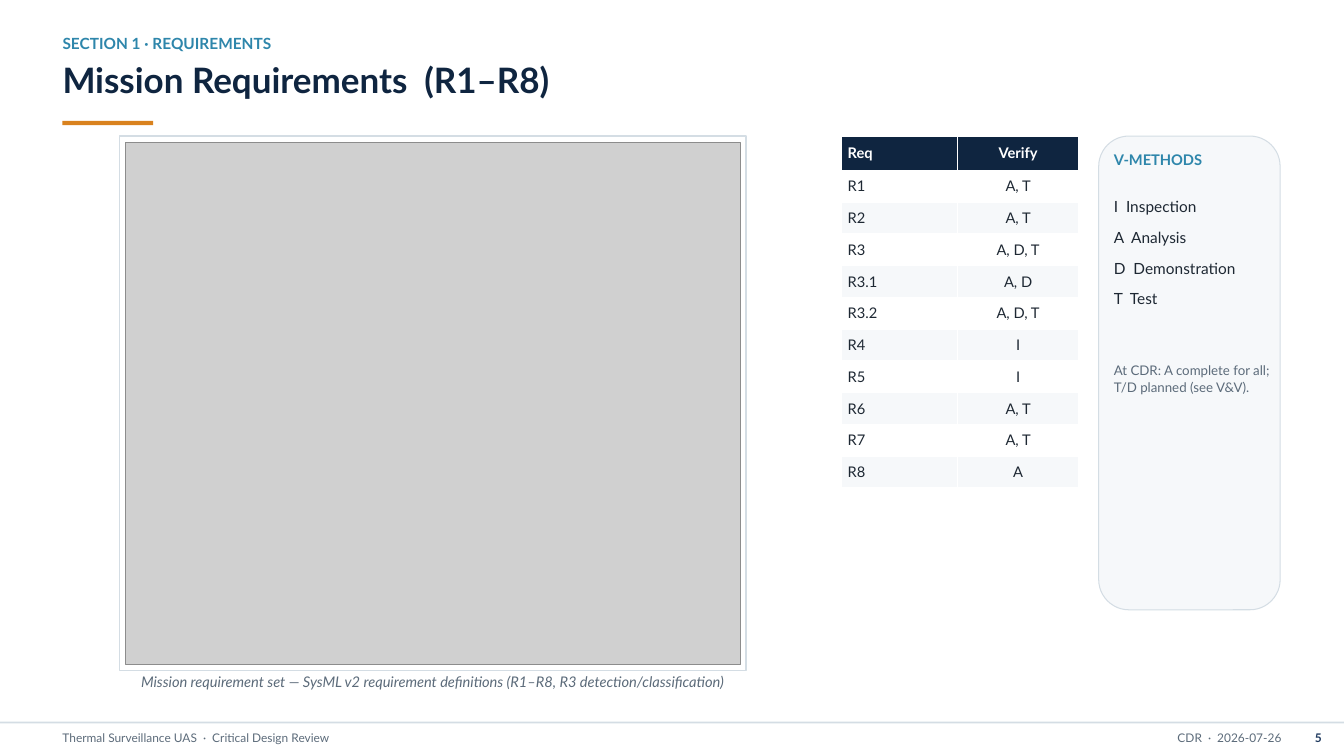
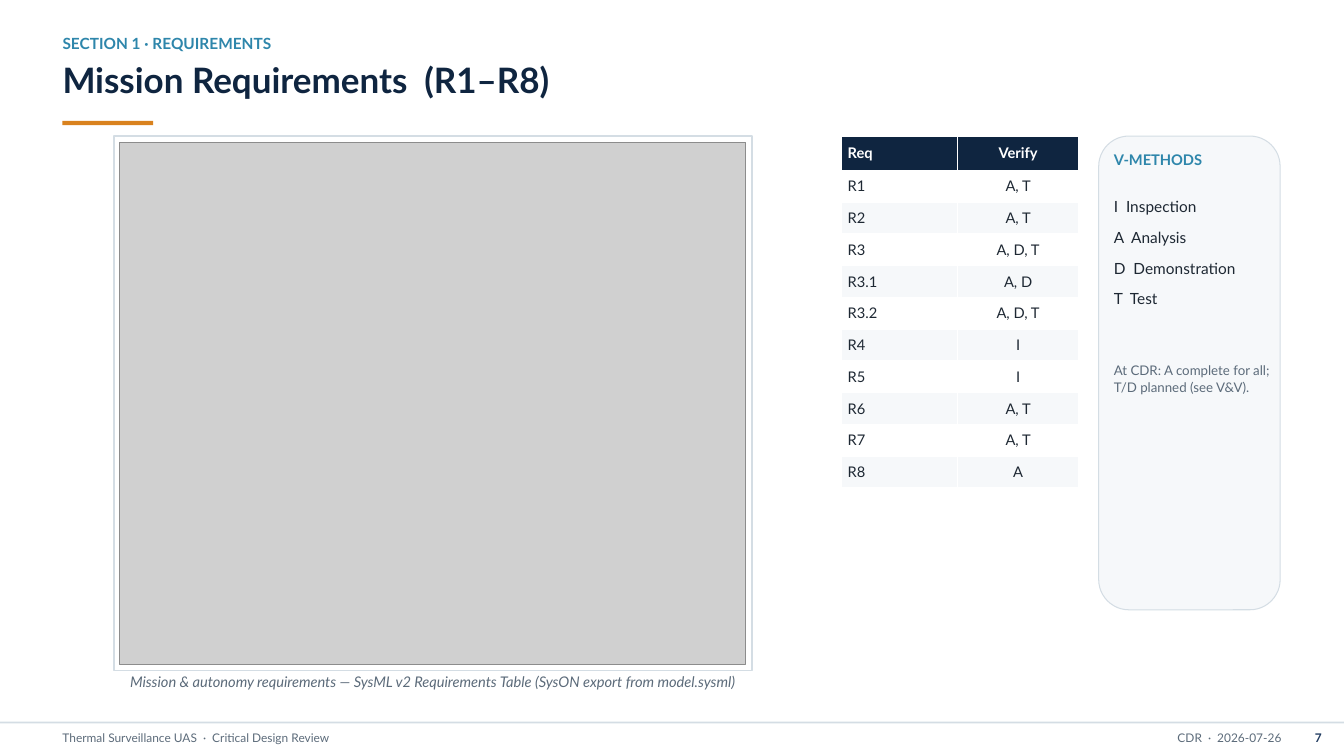
Before and after one commit to david12daniel/SurveillanceDrone, a slide deck: slide 8 of CDR_Thermal_Surveillance_Drone.pptx (slide 6 before the commit). Drawn at 1344x756 pixels with LibreOffice and Linux fonts; fonts in the diff are those of the drawing; grey boxes stand for pictures. Boxes give left, top, right and bottom in pixels: in the first picture for what was removed or moved away, otherwise in the second. Text is boxed around its words. In the diff, an @@ line names an element or a change of style, - is before the commit and + after.

```diff
--- a/CDR_Thermal_Surveillance_Drone.pptx
+++ b/CDR_Thermal_Surveillance_Drone.pptx
@@ rectangle resized from (x1=120, y1=136, x2=747, y2=670) to (x1=114, y1=136, x2=752, y2=670) @@
@@ picture resized from (x1=126, y1=142, x2=741, y2=664) to (x1=120, y1=142, x2=746, y2=664) @@
@@ text at (x1=130, y1=676, x2=736, y2=690): text changed @@
-Mission requirement set — SysML v2 requirement definitions (R1–R8, R3 detection/classification)
+Mission & autonomy requirements — SysML v2 Requirements Table (SysON export from model.sysml)
@@ text at (x1=1315, y1=733, x2=1322, y2=742): text changed @@
-5
+7
```
Also in this commit, not shown: 27 other slides changed, 4 slides added, 58 other files.
